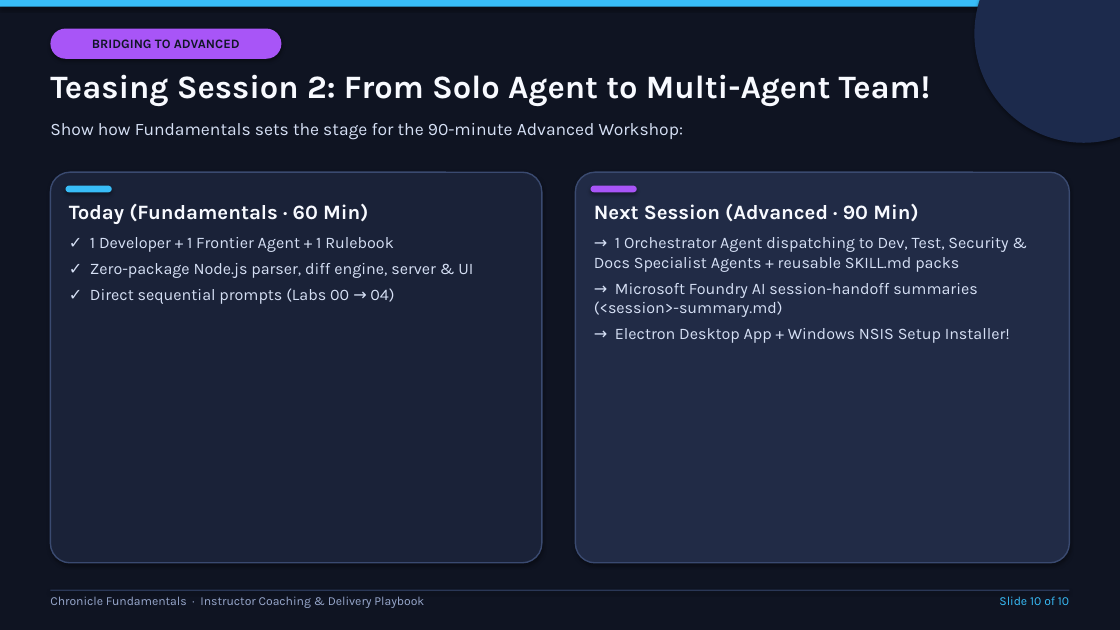
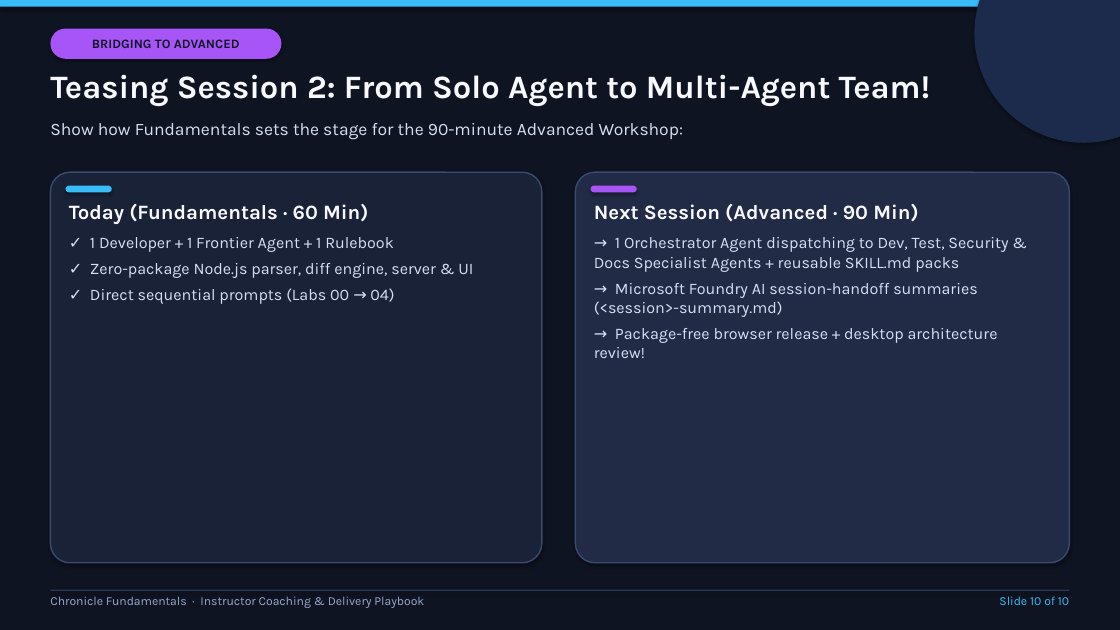
Before and after one commit to adamga/chatexplorer, a slide deck: slide 10 of workshop/Fundamentals/content/Instructor-Delivery-Guide.pptx. Drawn at 1120x630 pixels with LibreOffice and Linux fonts; fonts in the diff are those of the drawing. Boxes give left, top, right and bottom in pixels: in the first picture for what was removed or moved away, otherwise in the second. Text is boxed around its words. In the diff, an @@ line names an element or a change of style, - is before the commit and + after.

```diff
--- a/workshop/Fundamentals/content/Instructor-Delivery-Guide.pptx
+++ b/workshop/Fundamentals/content/Instructor-Delivery-Guide.pptx
@@ text at [594, 328, 998, 358]: text changed @@
-→ Electron Desktop App + Windows NSIS Setup Installer!
+→ Package-free browser release + desktop architecture review!
```
Also in this commit, not shown: 4 other slides changed, 53 other files.
